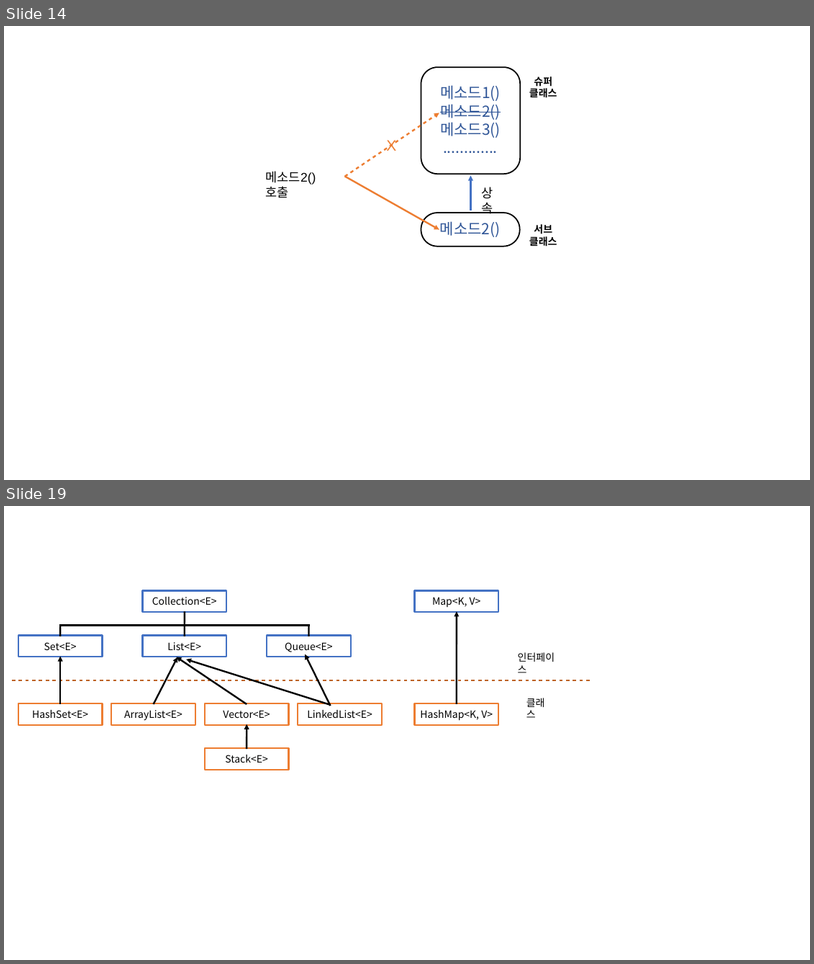
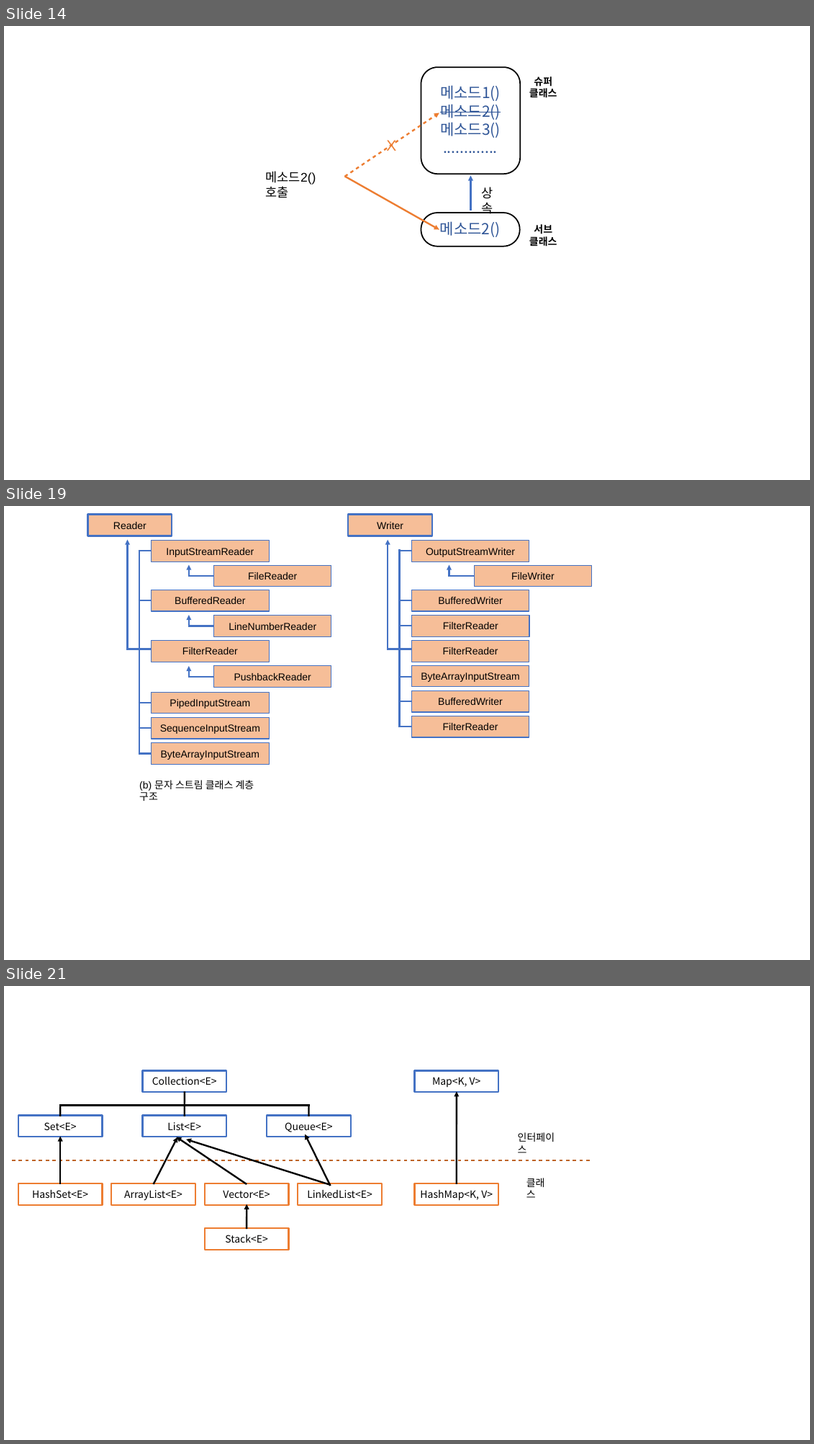
Before and after one commit to Rap0d/rap0d.github.io, a slide deck: assets/form/matrix.pptx. Shown one above the other, each under a label of ours: slides 14 and 19 before the commit, slides 14, 19 and 21 after it; the slides between them are not shown. The pictures are 814x964 and 814x1444 pixels, drawn with LibreOffice and Linux fonts; fonts in the diff are those of the drawing. Boxes give left, top, right and bottom in pixels: in the first picture for what was removed or moved away, otherwise in the second. Text is boxed around its words. In the diff, an @@ line names an element or a change of style, - is before the commit and + after.

```diff
--- a/assets/form/matrix.pptx
+++ b/assets/form/matrix.pptx
@@ slide 19 added at <box>4,506,810,960</box>, background #FFFFFF @@
@@ group added at <box>88,515,332,764</box>: 10 rectangles, 10 texts, 10 lines, 4 arrows @@
+Reader
+InputStreamReader
+FileReader
+BufferedReader
+LineNumberReader
+PushbackReader
+PipedInputStream
+SequenceInputStream
+ByteArrayInputStream
+FilterReader
@@ group added at <box>348,515,592,737</box>: 9 rectangles, 9 texts, 9 lines, 2 arrows @@
+Writer
+OutputStreamWriter
+FileWriter
+BufferedWriter
+ByteArrayInputStream
+FilterReader
+FilterReader
+BufferedWriter
+FilterReader
@@ text added at <box>139,780,255,800</box>, 12 pt, text #000000 @@
+(b) 문자 스트림 클래스 계층 구조
@@ what was slide 19 is now slide 21 @@
```
Also in this commit, not shown: 16 slides changed, 2 other slides added, 7 other files.
